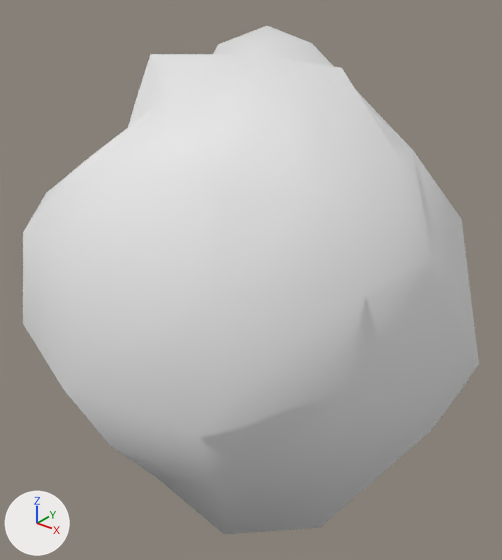
The OBJ model assets/Meshes/rock_b.obj: old version first, new version second.
Rendered twice from a camera (50 mm lens) standing at (1.85, -2.32, 1.46) and looking at (0.01, -0.03, 0.04). Every picture has the same lights, and +X, +Y and +Z are marked at lower left. The first picture is the older version. Where no turn or scale is listed for an object, it has been applied to the vertices.

The scene before the commit, as lines of its bpy script (objects in view):
```python
me_rock_b = bpy.data.meshes.new('rock_b')
me_rock_b.from_pydata(...)  # 86 vertices, 168 faces; spans x -1.06..1.11, y -1.1..1.02, z -1.12..1.11
me_rock_b.materials.append(mat_m_rock)  # white #e7e7e7
ob_rock_b = bpy.data.objects.new('rock_b', me_rock_b)
ob_rock_b.location = (0.0, 0.0, 0.0)
```
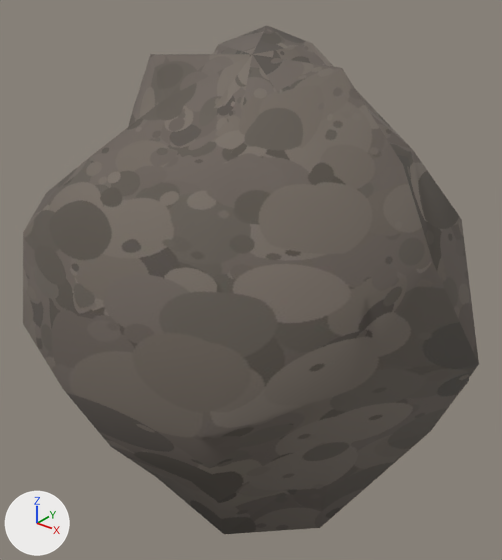
Boxes (x1, y1, x2, y2) around the edits, measured in the pictures (502 x 560 px):
'rock_b', recoloured (white to grey): (23, 26, 479, 534) in both

Diff of the bpy script that builds the scene:
```diff
--- a/assets/Meshes/rock_b.obj.py
+++ b/assets/Meshes/rock_b.obj.py
@@ img_rock_albedo_1k_jpg @@
+img_rock_albedo_1k_jpg = load_image('rock_albedo_1k.jpg', 'Textures/Divers/rock_albedo_1k.jpg', 1024, 1024, 'sRGB')
@@ mat_m_rock_b @@
+mat_m_rock_b = principled_material('M_Rock_B')
+mat_m_rock_b.texture = img_rock_albedo_1k_jpg
+mat_m_rock_b.roughness = 0.937
@@ me_rock_b @@
 me_rock_b.from_pydata(...)  # 86 vertices, 168 faces; spans x -1.06..1.11, y -1.1..1.02, z -1.12..1.11
-me_rock_b.materials.append(mat_m_rock)  # white #e7e7e7
+me_rock_b.materials.append(mat_m_rock_b)  # picture img_rock_albedo_1k_jpg
```
